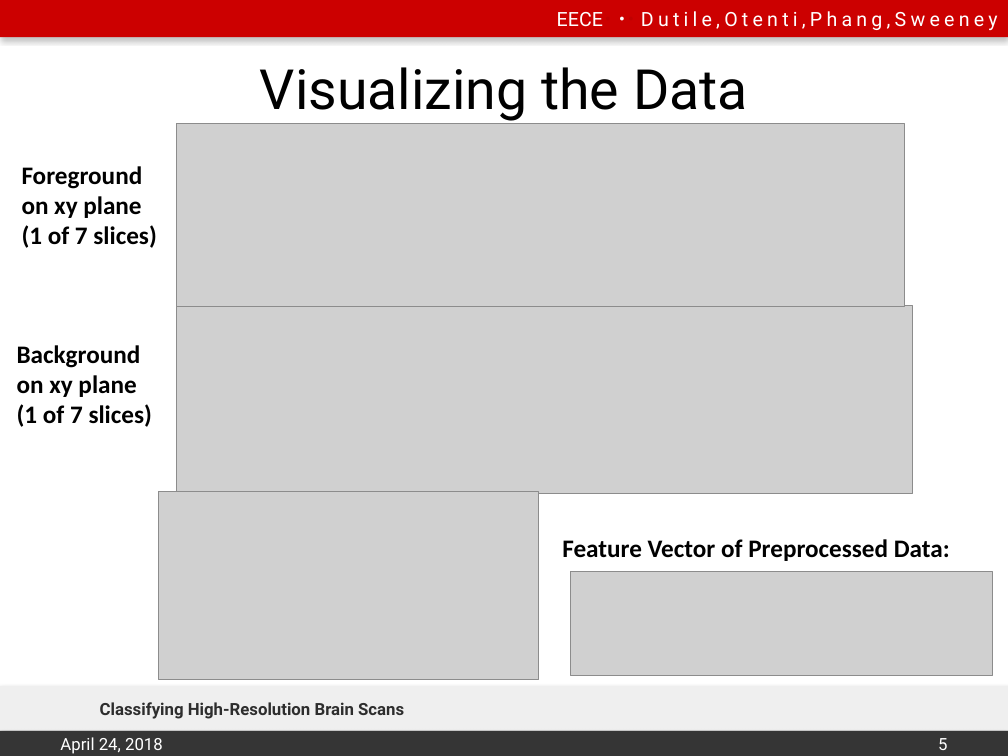
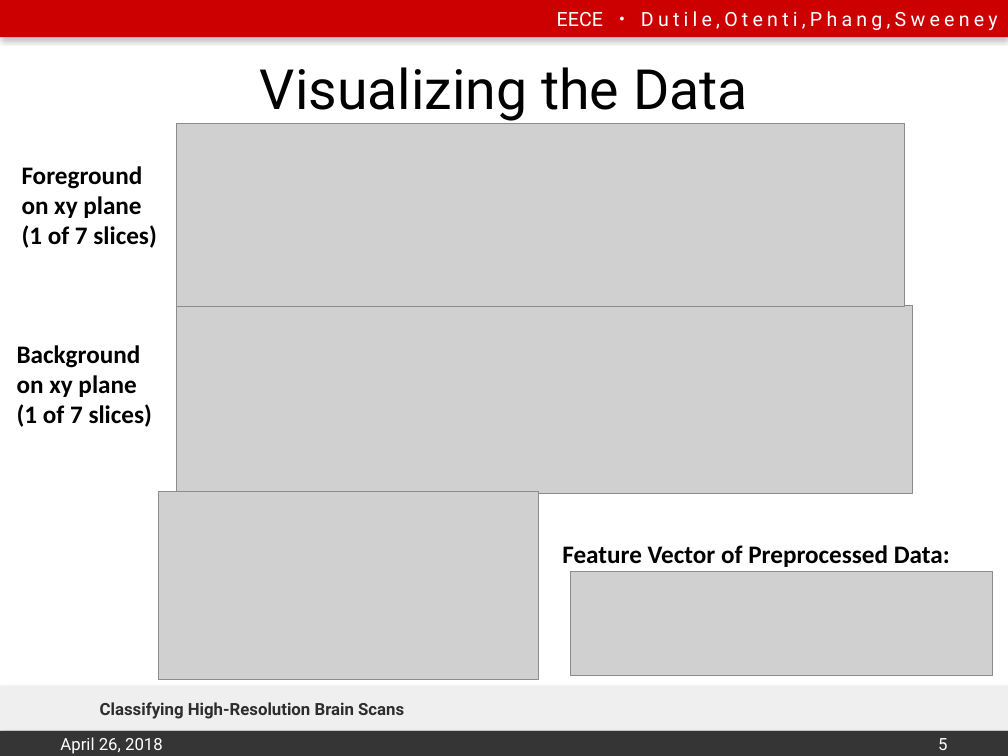
Before and after one commit to emily-jean/ml-brains, a slide deck: slide 5 of presentation/DutileOtentiPhangSweeney.pptx. Drawn at 1008x756 pixels with LibreOffice and Linux fonts; fonts in the diff are those of the drawing; grey boxes stand for pictures; background and template pictures are left out. Boxes give left, top, right and bottom in pixels: in the first picture for what was removed or moved away, otherwise in the second. Text is boxed around its words. In the diff, an @@ line names an element or a change of style, - is before the commit and + after.

```diff
--- a/presentation/DutileOtentiPhangSweeney.pptx
+++ b/presentation/DutileOtentiPhangSweeney.pptx
@@ text "Feature Vector of Preprocessed Data:": place and size @@
-text "Feature Vector of Preprocessed Data:" at <box>562,539,950,561</box>
+text "Feature Vector of Preprocessed Data:" at <box>562,545,950,567</box>
@@ text at <box>60,737,163,754</box>: text changed @@
-April 24, 2018
+April 26, 2018
```
Also in this commit, not shown: 12 other slides changed.
